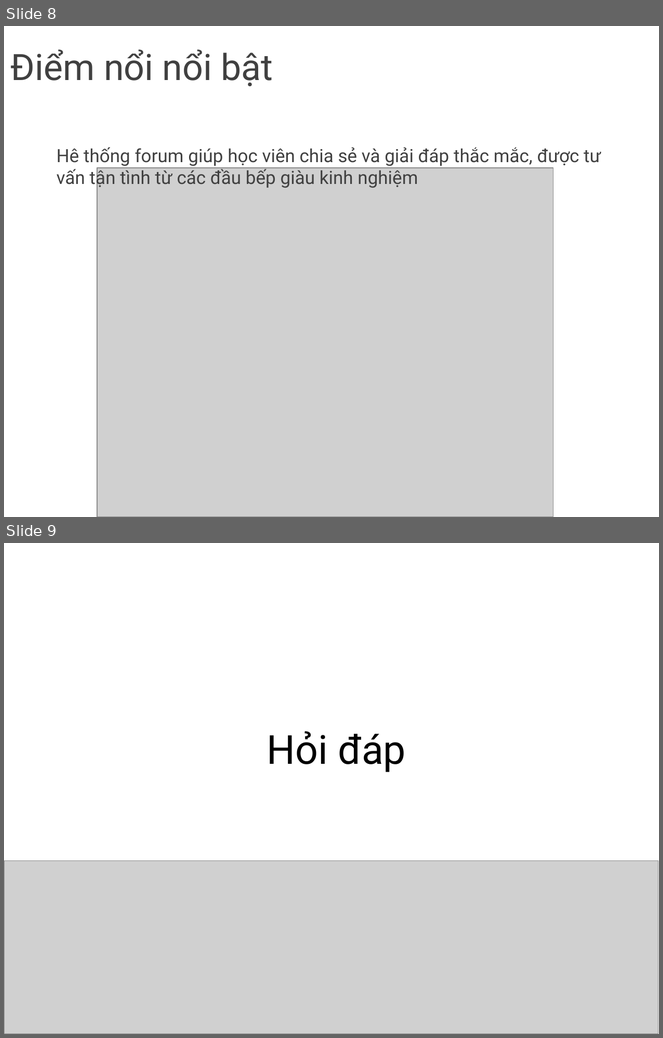
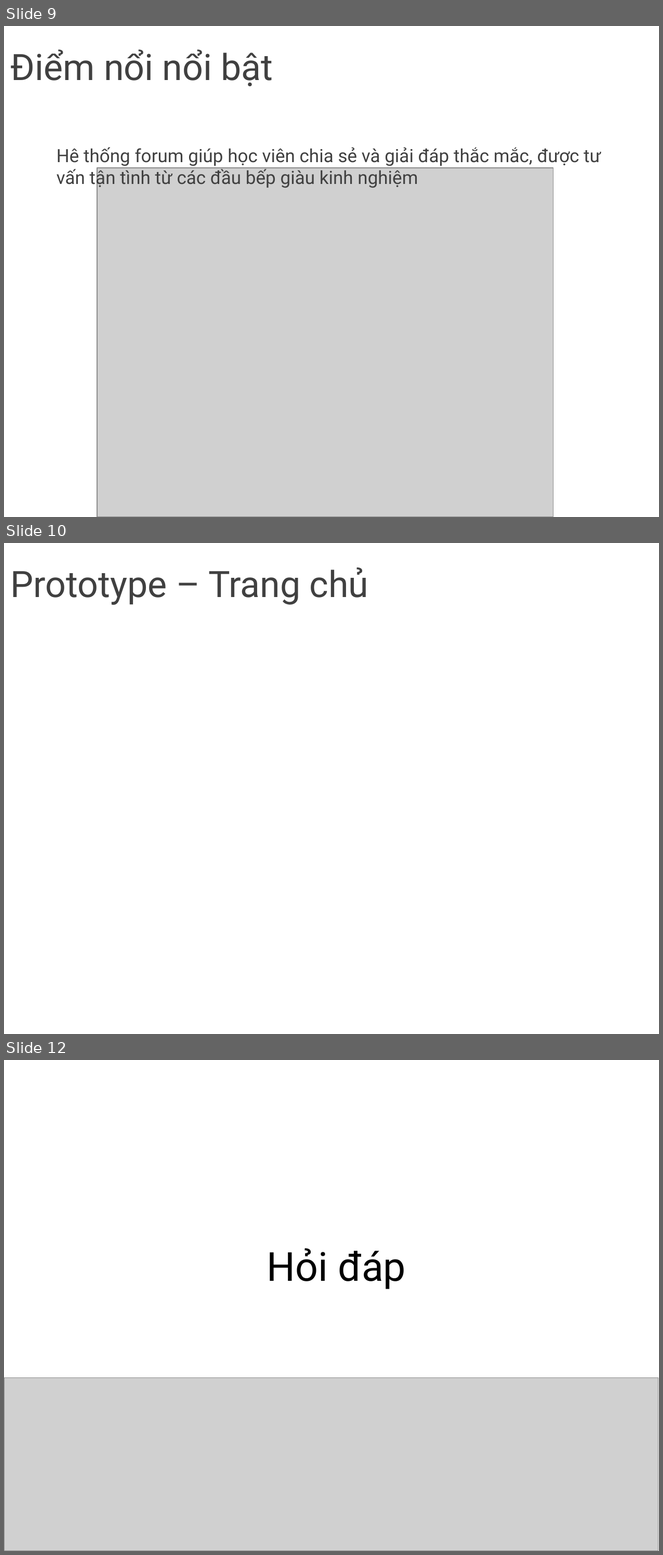
Before and after one commit to vmhung93/15hcb2-tkgd, a slide deck: PA2/Nhom14-PA2-Presentation.pptx. Shown one above the other, each under a label of ours: slides 8 and 9 before the commit, slides 9, 10 and 12 after it; the slides between them are not shown. The pictures are 663x1038 and 663x1555 pixels, drawn with LibreOffice and Linux fonts; fonts in the diff are those of the drawing; grey boxes stand for pictures; background and template pictures are left out. Boxes give left, top, right and bottom in pixels: in the first picture for what was removed or moved away, otherwise in the second. Text is boxed around its words. In the diff, an @@ line names an element or a change of style, - is before the commit and + after.

```diff
--- a/PA2/Nhom14-PA2-Presentation.pptx
+++ b/PA2/Nhom14-PA2-Presentation.pptx
@@ slide 10 added at (4,543,659,1034), background picture (left out) @@
@@ title added at (10,567,369,605), 40 pt, text #404040 @@
+Prototype – Trang chủ
@@ what was slide 8 is now slide 9 @@
@@ what was slide 9 is now slide 12 @@
```
Also in this commit, not shown: 2 slides changed, 2 other slides added, 1 other file.
